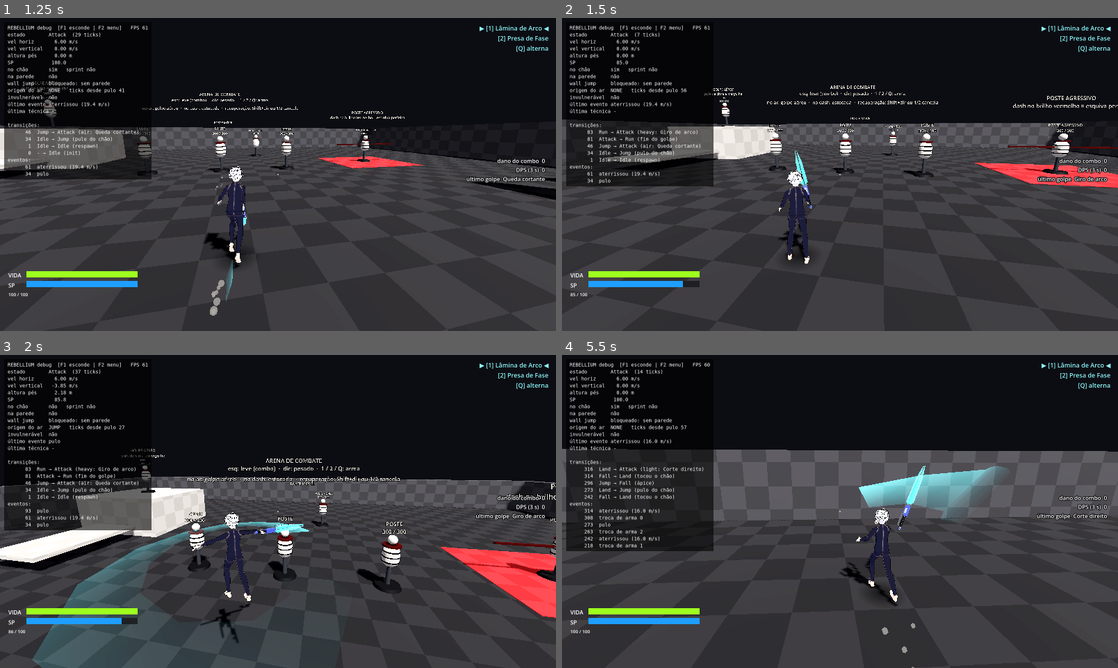
Above: before the commit, frames 1-4 (two rows, left to right).
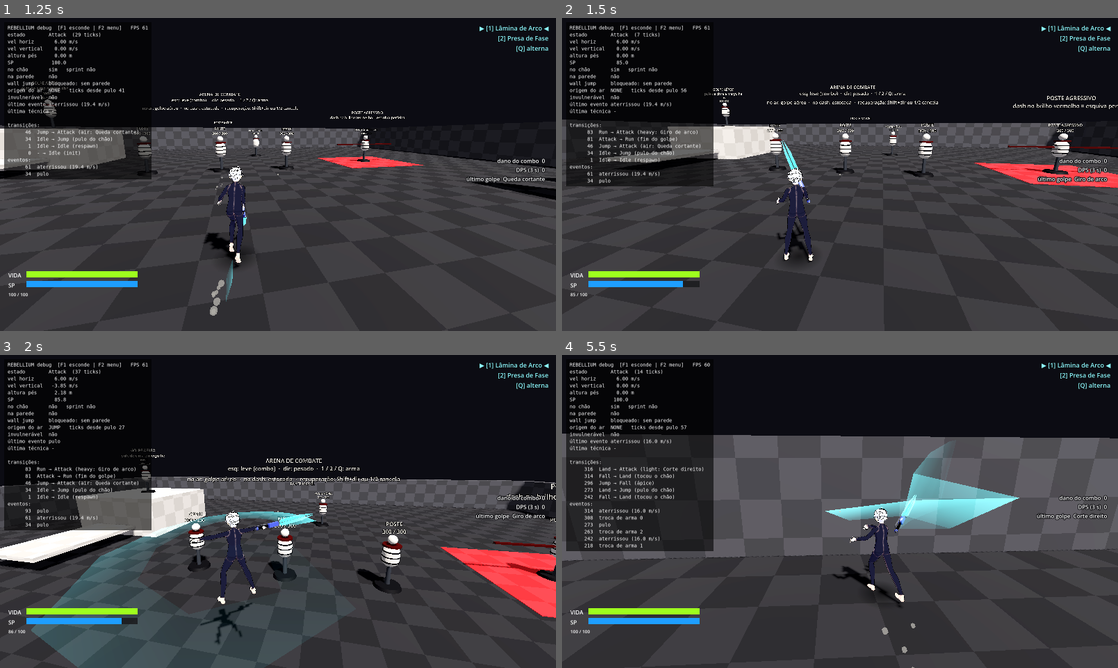
Above: after the commit, the same moments.

Repository: hugolnieri/Rebellium
Game: Godot game, scene res://scenes/arenas/CombatArena.tscn
Two runs of this game, one before a commit and one after it. Both use one fixed random seed, a clock stepped at 60 frames per second and the inputs below.
Inputs (mouse positions are in pixels of both pictures, inside the frame that each line leads up to):
- Up to frame 1 (1.25 s): tap Enter at 0.5 s; move the mouse to (305, 174) at 0.52 s; hold W (move_forward) from 0.53 s (still down); hold Space (jump) from 0.53 s (still down); click (305, 174) at 0.67 s
- Up to frame 2 (1.5 s): keep holding W (move_forward); move the mouse to (812, 174) at 1.27 s; release Space (jump) at 1.28 s; right-click (812, 174) at 1.35 s
- Up to frame 3 (2 s): keep holding W (move_forward); tap Space (jump) at 1.52, 1.55, 1.82 s
- Up to frame 4 (5.5 s): keep holding W (move_forward); move the mouse to (851, 505) at 2.02 s; press the mouse at (851, 505) at 2.03 s; tap Space (jump) at 2.3, 3.02, 3.05, 3.32, 4.52, 4.55, 4.82 s; move the mouse to (834, 517) at 2.77 s; release the mouse at (834, 517) at 2.78 s; tap V (shoulder_swap) at 2.85 s; click (834, 517) at 2.92 s; move the mouse to (878, 514) at 3.52 s; hold Space (jump) 3.53-4.28 s; tap 1 (weapon_slot_1) at 3.6 s; move the mouse to (795, 508) at 4.27 s; tap 2 (weapon_slot_2) at 4.35 s; move the mouse to (845, 511) at 5.02 s; hold Space (jump) from 5.03 s (still down); tap Q (weapon_toggle) at 5.1 s; click (845, 511) at 5.17 s

Frame 1 is identical in both runs. In frame 2, 0.6% of the frame differs, in the area x 38-46%, y 39-79%; in frame 3, 3.2%; in frame 4, 14%, in the area x 0-100%, y 25-94%.

Commit message:
golpes leves e pesados feitos à mão no Blender, mais intervalo entre golpes
- golpes das duas armas (cortes, golpe de cima, estocada, revés, giro e corte
  ascendente) refeitos pose por pose: antecipação, preparação, meio do arco,
  acerto, chicote e acomodação, com investida e giro do quadril
- recuperação dos golpes x1,4 e encadeamento só após 80% dela
- wall jump liberado por 1,2 s após o pulo (dá para descer e pegar parede abaixo)
- cambalhota no lugar, mas rola para onde se aponta segurando uma direção

Co-Authored-By: Claude Opus 5.5 <noreply@anthropic.com>
Claude-Session: https://claude.ai/code/session_01F2bQk4JmWMhxKZmCfNJjFU

Diff:
--- a/config/movement_config.tres
+++ b/config/movement_config.tres
@@ -25,6 +25,7 @@
 roll_duration = 0.7
 air_action_cancels_landing = true
 roll_in_place = true
+roll_steer_speed = 6.0
 roll_min_speed = 4.0
 roll_deceleration = 8.0
 sp_max = 100.0
@@ -69,7 +70,7 @@
 dodge_cancel_enabled = true
 dodge_buffer_ticks = 3
 wall_jump_sp_cost = 18.0
-wall_jump_window_after_jump = 0.6
+wall_jump_window_after_jump = 1.2
 wall_jump_height = 2.6
 wall_jump_horizontal_multiplier = 1.25
 wall_jump_min_horizontal_speed = 10.0
--- a/config/weapons/arc_blade/heavy.tres
+++ b/config/weapons/arc_blade/heavy.tres
@@ -8,8 +8,8 @@
 anim = "spin"
 startup = 0.38
 active = 0.3
-recovery = 0.6
-chain_after = 0.85
+recovery = 0.84
+chain_after = 1.352
 damage = 30.0
 reach = 2.8
 arc_deg = 360.0
--- a/config/weapons/arc_blade/light_1.tres
+++ b/config/weapons/arc_blade/light_1.tres
@@ -8,8 +8,8 @@
 anim = "slash_r"
 startup = 0.176
 active = 0.117
-recovery = 0.476
-chain_after = 0.555
+recovery = 0.666
+chain_after = 0.826
 damage = 12.0
 reach = 2.4
 arc_deg = 150.0
--- a/config/weapons/arc_blade/light_2.tres
+++ b/config/weapons/arc_blade/light_2.tres
@@ -8,8 +8,8 @@
 anim = "slash_l"
 startup = 0.16
 active = 0.117
-recovery = 0.476
-chain_after = 0.539
+recovery = 0.666
+chain_after = 0.81
 damage = 12.0
 reach = 2.4
 arc_deg = 150.0
--- a/config/weapons/arc_blade/light_3.tres
+++ b/config/weapons/arc_blade/light_3.tres
@@ -8,8 +8,8 @@
 anim = "overhead"
 startup = 0.256
 active = 0.13
-recovery = 0.646
-chain_after = 0.741
+recovery = 0.904
+chain_after = 1.109
 damage = 20.0
 reach = 2.6
 arc_deg = 90.0
--- a/config/weapons/phase_fang/heavy.tres
+++ b/config/weapons/phase_fang/heavy.tres
@@ -8,8 +8,8 @@
 anim = "rising"
 startup = 0.28
 active = 0.2
-recovery = 0.5
-chain_after = 0.7
+recovery = 0.7
+chain_after = 1.04
 damage = 22.0
 reach = 2.0
 arc_deg = 140.0
--- a/config/weapons/phase_fang/light_1.tres
+++ b/config/weapons/phase_fang/light_1.tres
@@ -8,8 +8,8 @@
 anim = "jab"
 startup = 0.096
 active = 0.078
-recovery = 0.272
-chain_after = 0.324
+recovery = 0.381
+chain_after = 0.479
 damage = 7.0
 reach = 1.7
 arc_deg = 100.0
--- a/config/weapons/phase_fang/light_2.tres
+++ b/config/weapons/phase_fang/light_2.tres
@@ -8,8 +8,8 @@
 anim = "backhand"
 startup = 0.096
 active = 0.091
-recovery = 0.272
-chain_after = 0.337
+recovery = 0.381
+chain_after = 0.492
 damage = 7.0
 reach = 1.8
 arc_deg = 140.0
--- a/config/weapons/phase_fang/light_3.tres
+++ b/config/weapons/phase_fang/light_3.tres
@@ -8,8 +8,8 @@
 anim = "jab"
 startup = 0.08
 active = 0.078
-recovery = 0.272
-chain_after = 0.308
+recovery = 0.381
+chain_after = 0.463
 damage = 8.0
 reach = 1.7
 arc_deg = 100.0
--- a/config/weapons/phase_fang/light_4.tres
+++ b/config/weapons/phase_fang/light_4.tres
@@ -8,8 +8,8 @@
 anim = "slash_r"
 startup = 0.128
 active = 0.104
-recovery = 0.442
-chain_after = 0.475
+recovery = 0.619
+chain_after = 0.727
 damage = 12.0
 reach = 1.9
 arc_deg = 170.0
--- a/scenes/player/states/land.gd
+++ b/scenes/player/states/land.gd
@@ -69,9 +69,12 @@
 		player.velocity.z = _landing_velocity.z
 		player.apply_gravity(delta)
 	elif rolling and cfg().roll_in_place:
-		# Fica no lugar: o impacto é absorvido sem sair rolando para nenhuma direção.
-		player.velocity.x = 0.0
-		player.velocity.z = 0.0
+		# Sem input fica no lugar (não sai rolando sozinho); com o direcional, rola para onde se aponta.
+		var horizontal := Vector3.ZERO
+		if input.has_move():
+			horizontal = input.get_wish_direction() * cfg().roll_steer_speed * minf(input.move.length(), 1.0)
+		player.velocity.x = horizontal.x
+		player.velocity.z = horizontal.z
 		player.apply_gravity(delta)
 	elif rolling:
 		if cfg().air_instant_turn and input.has_move():
--- a/scripts/core/movement_config.gd
+++ b/scripts/core/movement_config.gd
@@ -46,8 +46,10 @@
 @export_range(0.1, 1.5, 0.01, "suffix:s") var roll_duration: float = 0.7
 ## Depois de dash ou golpe no ar, aterrissa sem cambalhota nem agachamento de impacto.
 @export var air_action_cancels_landing: bool = true
-## A cambalhota acontece NO LUGAR (o personagem para ao aterrissar). Desligado: rola para frente.
+## A cambalhota acontece NO LUGAR (o personagem para ao aterrissar) a menos que o jogador segure uma
+## direção: aí rola para lá a `roll_steer_speed`. Desligado: sempre rola para frente com o embalo.
 @export var roll_in_place: bool = true
+@export_range(0.0, 15.0, 0.1, "suffix:m/s") var roll_steer_speed: float = 6.0
 ## Velocidade mínima para frente durante a cambalhota (só com roll_in_place desligado).
 @export_range(0.0, 15.0, 0.1, "suffix:m/s") var roll_min_speed: float = 4.0
 @export_range(0.0, 60.0, 0.5, "suffix:m/s²") var roll_deceleration: float = 8.0
@@ -133,7 +135,7 @@
 @export_group("Wall jump")
 @export_range(0.0, 100.0, 1.0) var wall_jump_sp_cost: float = 18.0
 ## Depois de um pulo (ou wall jump), por quanto tempo o wall jump continua liberado mesmo caindo.
-@export_range(0.0, 3.0, 0.01, "suffix:s") var wall_jump_window_after_jump: float = 0.6
+@export_range(0.0, 3.0, 0.01, "suffix:s") var wall_jump_window_after_jump: float = 1.2
 ## Altura ganha pelo impulso vertical do wall jump.
 @export_range(0.0, 10.0, 0.05, "suffix:m") var wall_jump_height: float = 2.35
 ## Multiplicador da velocidade horizontal refletida.
--- a/tests/integration/test_player_ground.gd
+++ b/tests/integration/test_player_ground.gd
@@ -232,9 +232,13 @@
 	assert_true(d.player.state_machine.current.rolling, "cambalhota ao aterrissar")
 	d.step(d.player.config.bunny_hop_window_ticks)
 	var before := d.player.global_position
-	d.step(15, FWD)
+	d.step(15)
 	assert_lt(Vector2(d.player.global_position.x - before.x, d.player.global_position.z - before.z).length(), 0.05,
-		"fica no lugar, mesmo segurando W")
+		"sem input fica no lugar")
+	d.look_yaw = -PI * 0.5  # olhando para +X
+	d.step(10, FWD)
+	assert_true(d.player.state_machine.current.get(&"rolling") == true, "ainda na cambalhota")
+	assert_gt(d.player.global_position.x - before.x, 0.5, "segurando a direção, rola para lá")
 
 
 func test_landing_rolls_forward_keeping_momentum_when_not_in_place() -> void:
Binary file changed: assets/character/hero.glb
Not shown, changed: art/character/hero.blend
Not shown, changed: docs/ESCOPO.md
Not shown, changed: docs/ROTEIRO_TESTE.md
